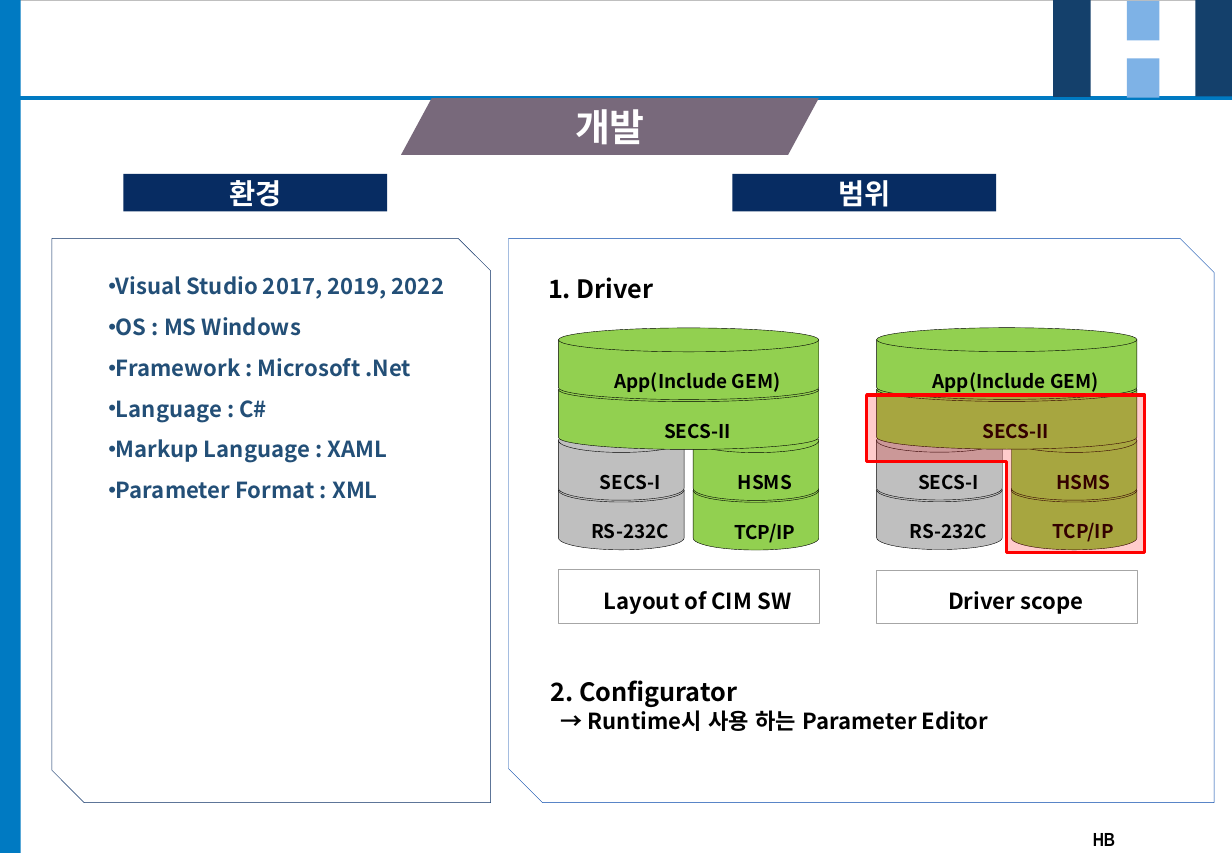
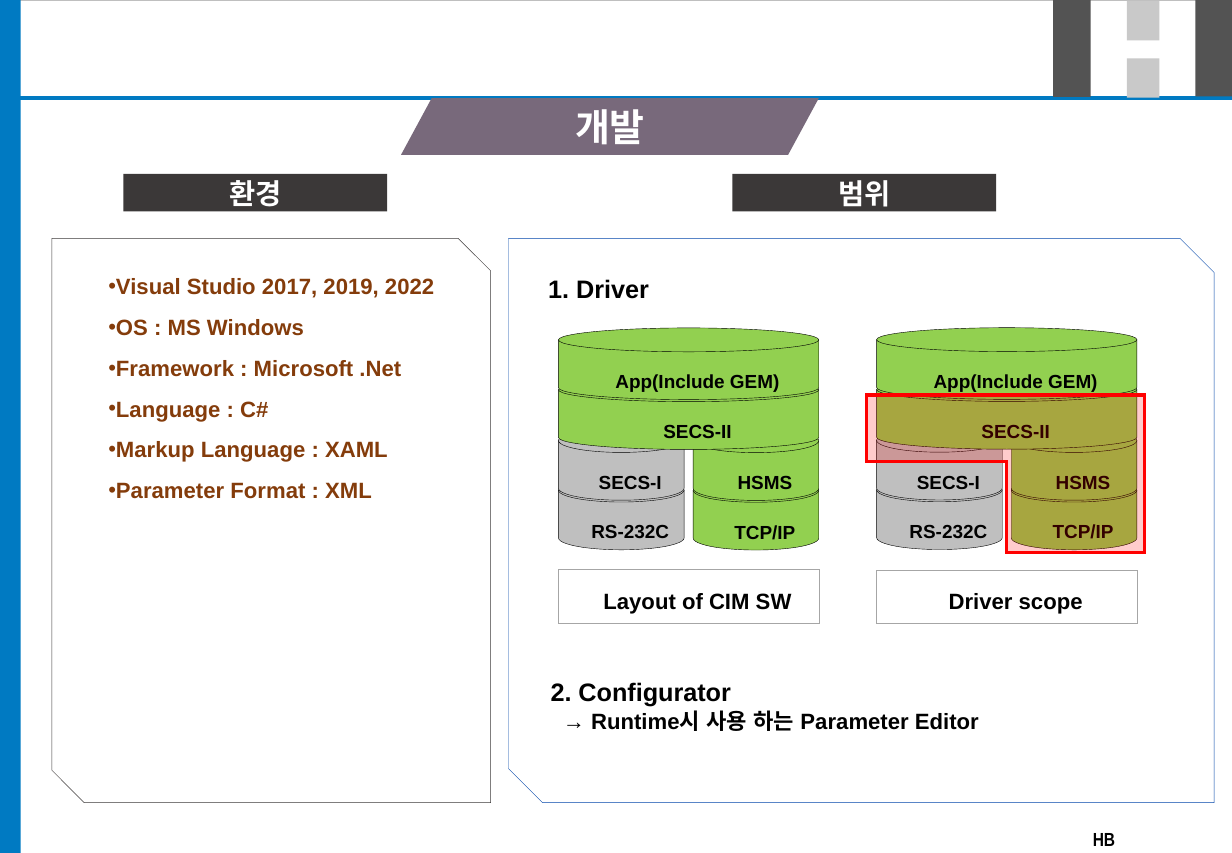
Before and after one commit to SeafoodMan/SeafoodMan, a slide deck: slide 7 of report/readme/docs/SECS Driver.pptx. Drawn at 1232x853 pixels with LibreOffice and Linux fonts; fonts in the diff are those of the drawing; background and template pictures are left out. Boxes give left, top, right and bottom in pixels: in the first picture for what was removed or moved away, otherwise in the second. Text is boxed around its words. In the diff, an @@ line names an element or a change of style, - is before the commit and + after.

```diff
--- a/report/readme/docs/SECS Driver.pptx
+++ b/report/readme/docs/SECS Driver.pptx
@@ rectangle at (1053, 0, 1091, 97): fill #143F6A to #525252 @@
@@ rectangle at (1127, 1, 1160, 41): fill #7EB2E6 to #C9C9C9 @@
@@ rectangle at (1196, 0, 1232, 97): fill #143F6A to #525252 @@
@@ rectangle at (1127, 58, 1160, 98): fill #7EB2E6 to #C9C9C9 @@
@@ rectangle "환경" at (124, 174, 388, 212): font Noto Sans CJK KR to Arial; fill #072C62 to #3B3838 @@
@@ rectangle "범위" at (733, 174, 997, 212): font Noto Sans CJK KR to Arial; fill #072C62 to #3B3838 @@
@@ snip diag rect "Visual Studio 2017, 2019, 2022" at (52, 239, 491, 803): font Noto Sans CJK KR to Arial, text colour #234F77 to #843C0B; outline #072C62 0.25 pt to #3B3838 0.25 pt @@
@@ font Noto Sans CJK KR to Arial in 16 elements at (559, 478, 685, 549), (559, 429, 685, 501), (693, 479, 819, 551), (693, 429, 819, 501), (559, 378, 819, 449), (559, 328, 819, 399), (877, 478, 1003, 549), (877, 429, 1003, 501), (1011, 478, 1138, 549), (1011, 429, 1138, 501), (877, 378, 1138, 449), (877, 328, 1138, 399), (559, 570, 819, 623), (877, 570, 1138, 623), (548, 279, 649, 299), (551, 682, 979, 731) @@
```
Also in this commit, not shown: 24 other slides changed, 1 other file.
